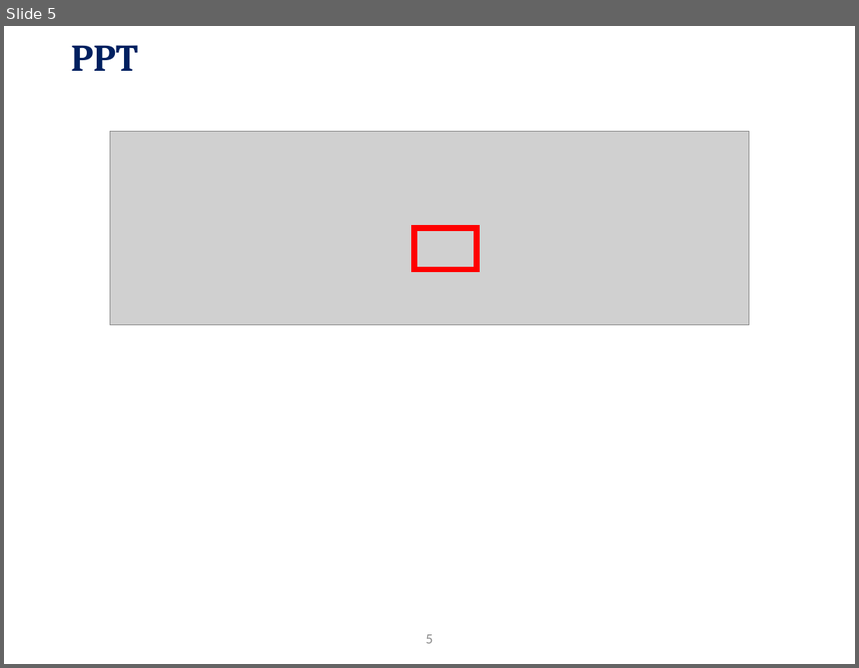
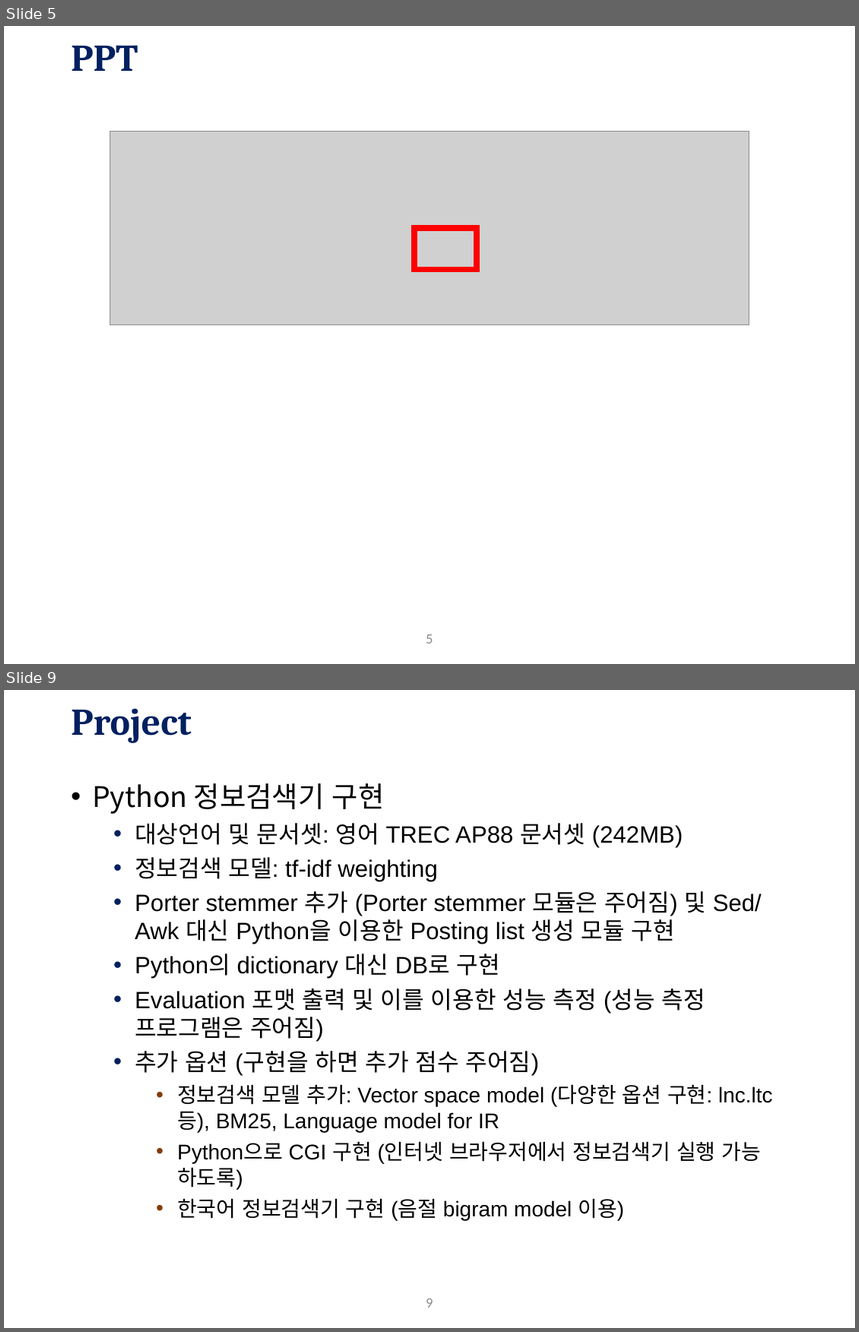
Before and after one commit to BbangDe/BbangDe.github.io, a slide deck: course_ppt/0. Orientation.pptx. Shown one above the other, each under a label of ours: slide 5 before the commit, slides 5 and 9 after it; the slides between them are not shown. The pictures are 859x668 and 859x1332 pixels, drawn with LibreOffice and Linux fonts; fonts in the diff are those of the drawing; grey boxes stand for pictures; background and template pictures are left out. Boxes give left, top, right and bottom in pixels: in the first picture for what was removed or moved away, otherwise in the second. Text is boxed around its words. In the diff, an @@ line names an element or a change of style, - is before the commit and + after.

```diff
--- a/course_ppt/0. Orientation.pptx
+++ b/course_ppt/0. Orientation.pptx
@@ slide 9 added at bbox=[4, 690, 855, 1328], background #FFFFFF; not listed: 1 template element that a slide beside it also shows @@
@@ title added at bbox=[71, 708, 192, 743], 32 pt, text #002060, bold @@
+Project
@@ text added at bbox=[92, 783, 773, 1221], 20 pt, text #000000 @@
+• Python 정보검색기 구현
+  • 대상언어 및 문서셋: 영어 TREC AP88 문서셋 (242MB)
+  • 정보검색 모델: tf-idf weighting
+  • Porter stemmer 추가 (Porter stemmer 모듈은 주어짐) 및 Sed/Awk 대신 Python을 이용한 Posting list 생성 모듈 구현
+  • Python의 dictionary 대신 DB로 구현
+  • Evaluation 포맷 출력 및 이를 이용한 성능 측정 (성능 측정 프로그램은 주어짐)
+  • 추가 옵션 (구현을 하면 추가 점수 주어짐)
+    • 정보검색 모델 추가: Vector space model (다양한 옵션 구현: lnc.ltc 등), BM25, Language model for IR
+    • Python으로 CGI 구현 (인터넷 브라우저에서 정보검색기 실행 가능 하도록)
+    • 한국어 정보검색기 구현 (음절 bigram model 이용)
```
Also in this commit, not shown: 1 slide changed, 2 other slides added, 5 slides removed.
